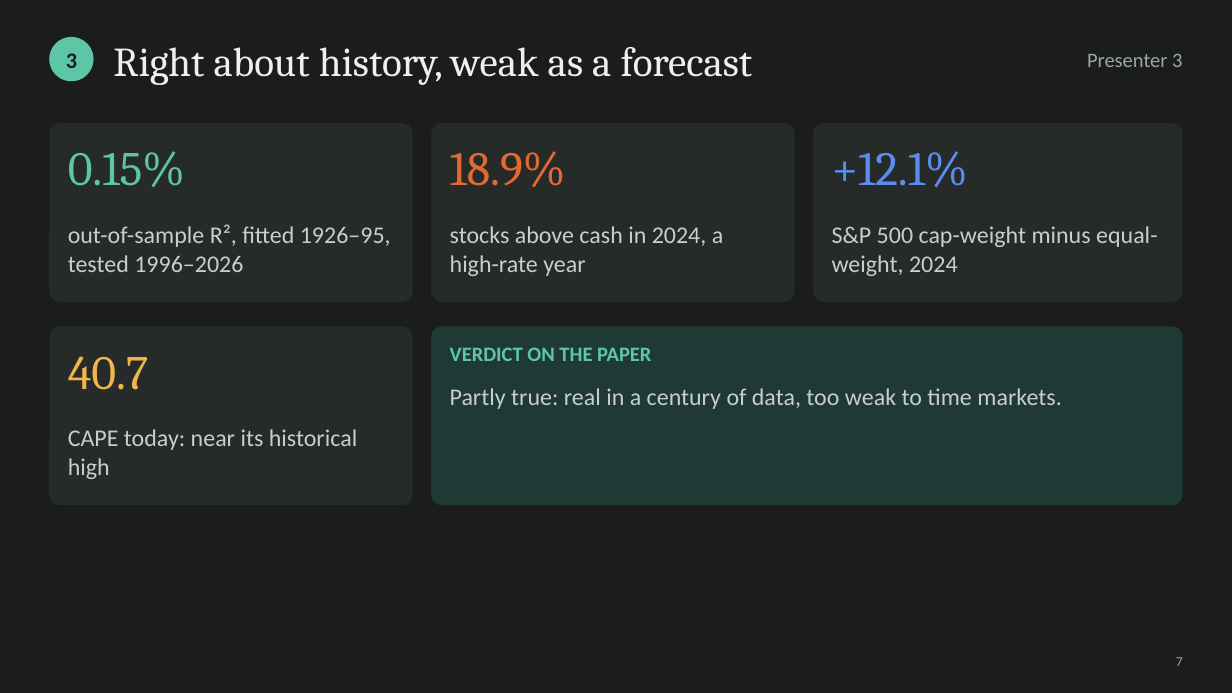
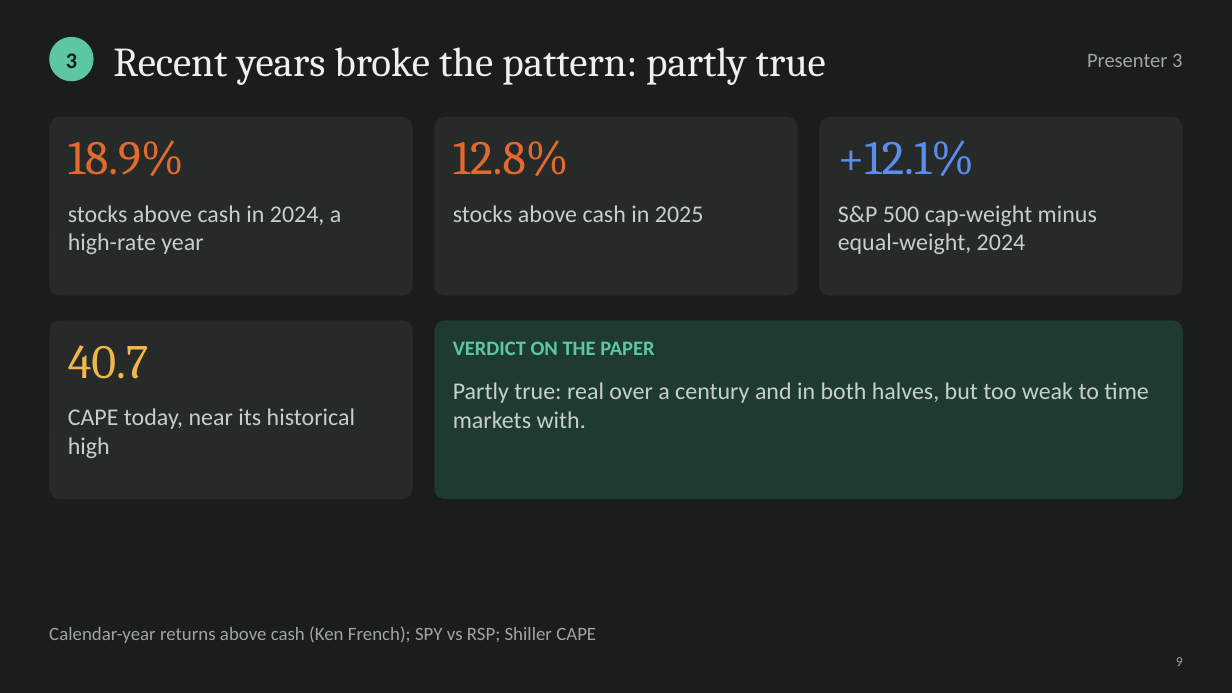
Before and after one commit to cyee02/MQF, a slide deck: slide 9 of QF600/Final Assignment/04 - Presentation Slides Group 6.pptx (slide 7 before the commit). Drawn at 1232x693 pixels with LibreOffice and Linux fonts; fonts in the diff are those of the drawing. Boxes give left, top, right and bottom in pixels: in the first picture for what was removed or moved away, otherwise in the second. Text is boxed around its words. In the diff, an @@ line names an element or a change of style, - is before the commit and + after.

```diff
--- a/QF600/Final Assignment/04 - Presentation Slides Group 6.pptx
+++ b/QF600/Final Assignment/04 - Presentation Slides Group 6.pptx
@@ text at <box>113,47,826,85</box>: text changed @@
-Right about history, weak as a forecast
+Recent years broke the pattern: partly true
@@ rounded rectangle: place and size @@
-rounded rectangle at <box>431,123,795,302</box>
+rounded rectangle at <box>434,117,797,296</box>
@@ rounded rectangle: place and size @@
-rounded rectangle at <box>813,123,1183,302</box>
+rounded rectangle at <box>819,117,1183,296</box>
@@ text "18.9%": place and size @@
-text "18.9%" at <box>450,151,566,187</box>
+text "18.9%" at <box>68,140,184,176</box>
@@ text added at <box>453,140,569,176</box>, 28 pt, text #E2692F @@
+12.8%
@@ text "+12.1%": place and size @@
-text "+12.1%" at <box>832,151,968,187</box>
+text "+12.1%" at <box>838,140,974,176</box>
@@ text removed at <box>68,151,185,187</box> @@
-0.15%
@@ text at <box>68,205,341,254</box>: text changed @@
-out-of-sample R², fitted 1926–95, tested 1996–2026
+stocks above cash in 2024, a high-rate year
@@ text at <box>453,205,704,222</box>: text changed @@
-stocks above cash in 2024, a high-rate year
+stocks above cash in 2025
@@ text "S&P 500 cap-weight minus equal-weight, ..." rewrapped from <box>832,226,1157,276</box> to <box>838,205,1097,254</box> @@
@@ 2 rounded rectangles, 1 text: place and size @@
-2 rounded rectangles, 1 text at <box>49,123,651,505</box>
+2 rounded rectangles, 1 text at <box>49,117,654,499</box>
@@ rounded rectangle: place and size @@
-rounded rectangle at <box>431,326,1183,505</box>
+rounded rectangle at <box>434,320,1183,499</box>
@@ text "40.7": place and size @@
-text "40.7" at <box>68,356,149,390</box>
+text "40.7" at <box>68,345,149,379</box>
@@ text at <box>453,382,1148,428</box>: text changed @@
-Partly true: real in a century of data, too weak to time markets.
+Partly true: real over a century and in both halves, but too weak to time markets with.
@@ text at <box>68,408,355,458</box>: text changed @@
-CAPE today: near its historical high
+CAPE today, near its historical high
@@ text added at <box>49,626,596,643</box>, 11 pt, text #9EA6A3 @@
+Calendar-year returns above cash (Ken French); SPY vs RSP; Shiller CAPE
@@ text at <box>1176,657,1183,666</box>: text changed @@
-7
+9
```
Also in this commit, not shown: 11 other slides changed, 7 slides added, 2 slides removed, 34 other files.
